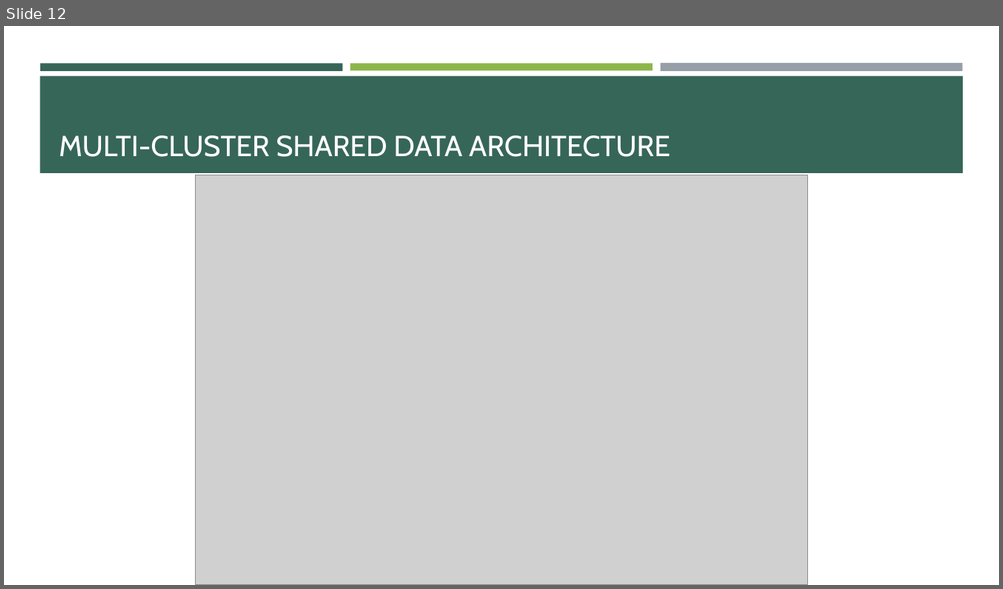
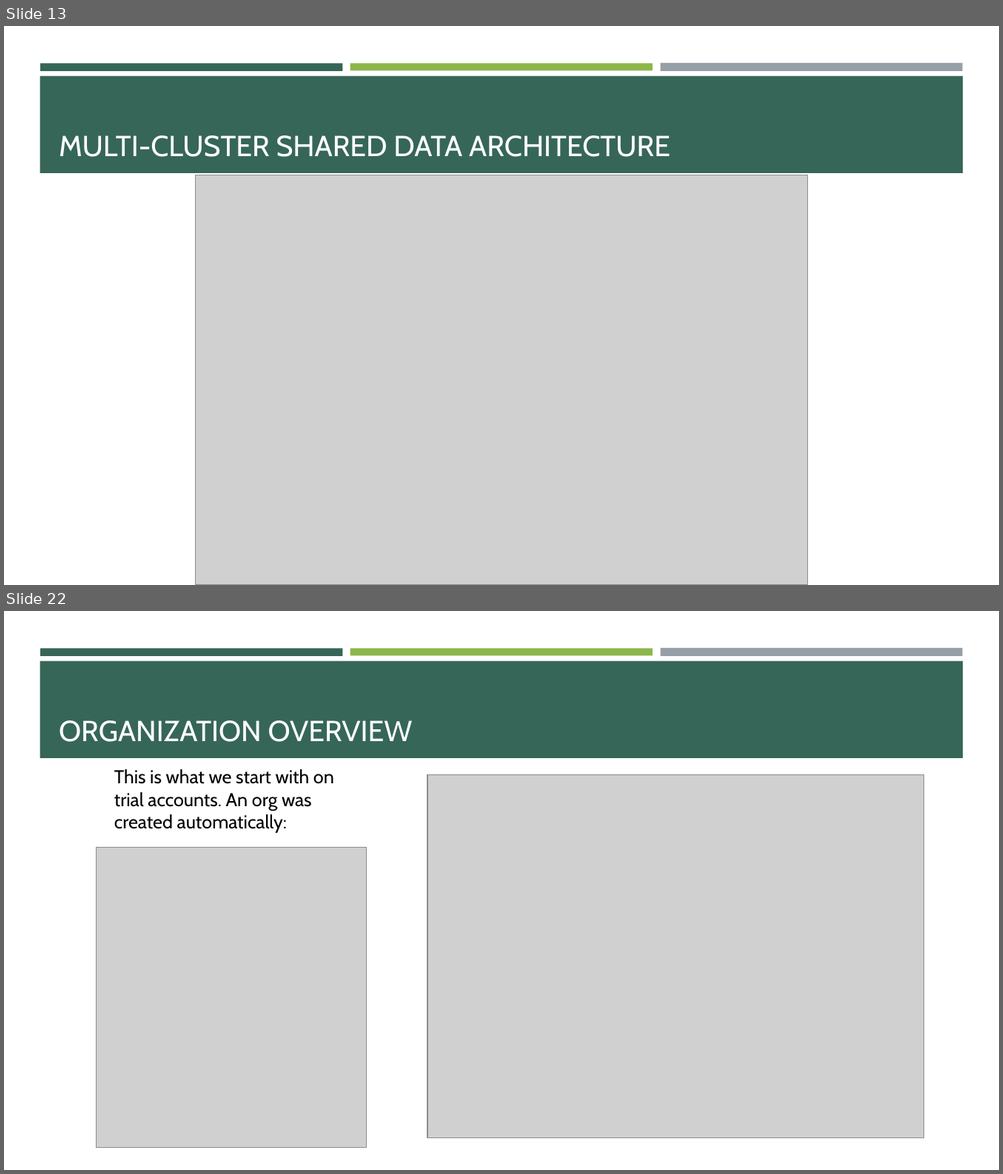
Before and after one commit to e-m-wilson/data_engineering, a slide deck: snowflake/Snowflake.pptx. Shown one above the other, each under a label of ours: slide 12 before the commit, slides 13 and 22 after it; the slides between them are not shown. The pictures are 1003x589 and 1003x1174 pixels, drawn with LibreOffice and Linux fonts; fonts in the diff are those of the drawing; grey boxes stand for pictures. Boxes give left, top, right and bottom in pixels: in the first picture for what was removed or moved away, otherwise in the second. Text is boxed around its words. In the diff, an @@ line names an element or a change of style, - is before the commit and + after.

```diff
--- a/snowflake/Snowflake.pptx
+++ b/snowflake/Snowflake.pptx
@@ slide 22 added at (4,611,999,1170), background #FFFFFF; not listed: 4 template elements that a slide beside it also shows @@
@@ title added at (59,721,412,742), 28 pt, text #FFFFFF @@
+ORGANIZATION OVERVIEW
@@ text added at (114,769,334,833), 18 pt, text #000000 @@
+This is what we start with on trial accounts. An org was created automatically:
@@ picture added at (428,775,924,1138) @@
@@ picture added at (96,848,367,1147) @@
@@ what was slide 12 is now slide 13 @@
```
Also in this commit, not shown: 3 slides changed, 29 other slides added, 6 other files.
